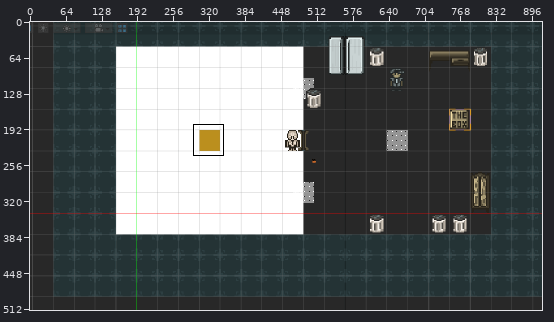
One commit to this sprite sheet: EditorContent/ProjectScreenshot.png. The first picture is a wide view before the edit; the outline marks the close-up.
Close-up. The starting point:
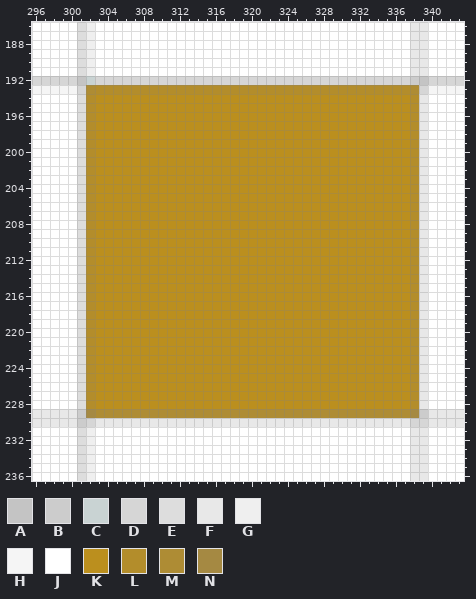
The file is 913x514 pixels. Colours within 5 levels of each other are drawn and written as one. Shown: x 296..343, y 186..236. The commit also changed other parts of the picture, which this record leaves out.
Palette (. is transparent): A #c4c4c4  B #cccccc  C #c9d3d3  D #d6d6d6  E #dddddd  F #e8e8e8  G #efefef  H #f5f5f5  J #ffffff  K #bb8f1e  L #b38d2b  M #ae8c34  N #a58942
After the commit:
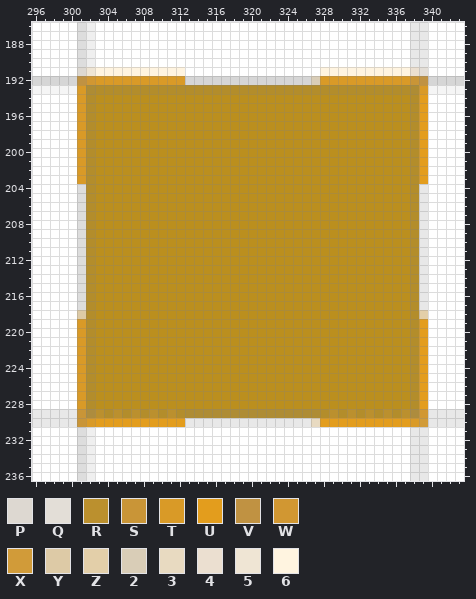
Colours new in this view: P #ddd8d1  Q #e3ded7  R #bb902e  S #c99537  T #d99a27  U #e39d1d  V #c09242  W #d19732  X #d19b39  Y #ddcaa6  Z #e3cfa9  2 #d9cdb7  3 #e8dac1  4 #ebdfd0  5 #efe5d4  6 #fff4e0
Change:
Colour N changes from #a58942 to #ad8c3e.
The edit turns colour D into colour 2 in row 192 at x 327.
The edit turns colour F into colour 3 in row 230 at x 327.
The edit turns colour F into colour 4 in row 191 at x 338.
The edit turns colour G into colour 5 in row 191 at x 302.
The edit turns colour J into colour 6 in row 191 at x 303 to 312 and 328 to 337.
The edit turns colour M into colour L in row 229 at x 304, 306, 308, 310, 312, 328, 330, 332, 334 and 336.
The edit turns colour E into colour P in row 191 at x 301.
The edit turns colour F into colour Q in row 191 at x 339.
The edit turns colour M into colour R in row 229 at x 303, 305, 307, 309, 311, 329, 331, 333, 335 and 337.
The edit turns colour B into colour S in row 192 at x 338; in rows 229 to 230 at x 301.
The edit turns colour D into colour T in row 192 at x 303 to 312 and 328 to 337; in row 193 at x 301 and 339; in row 230 at x 302 and 338.
The edit turns colour E into colour T in rows 194 to 203 at x 301; in rows 219 to 228 at x 301.
The edit turns colour F into colour U in rows 194 to 203 at x 339; in rows 219 to 228 at x 339; in row 230 at x 303 to 312 and 328 to 337.
The edit turns colour A into colour V in row 192 at x 301 and 339.
The edit turns colour B into colour W in row 229 at x 339.
The edit turns colour C into colour W in row 192 at x 302.
The edit turns colour D into colour X in row 230 at x 339.
The edit turns colour E into colour Y in row 218 at x 301.
The edit turns colour F into colour Z in row 218 at x 339.
